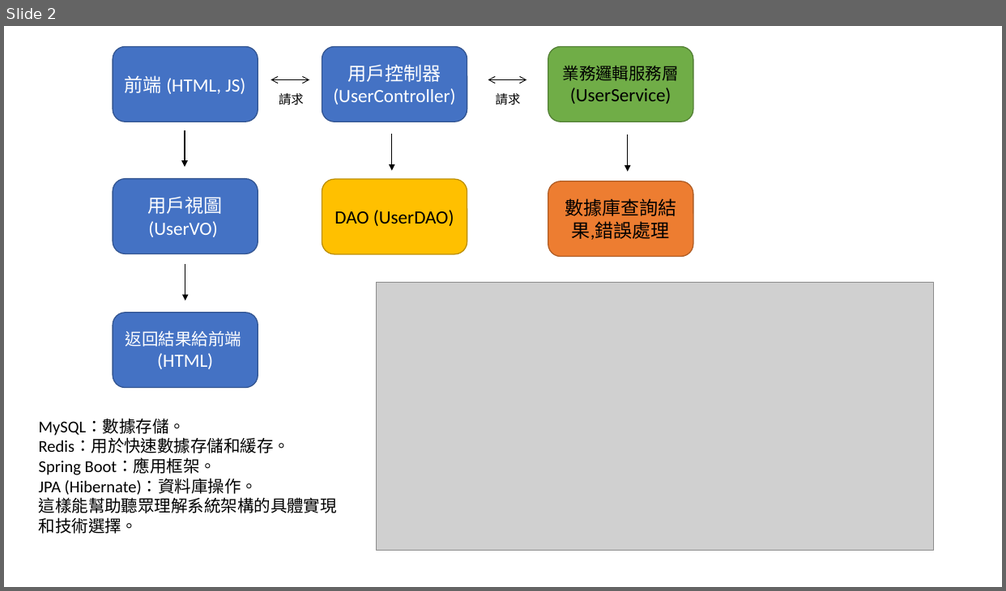
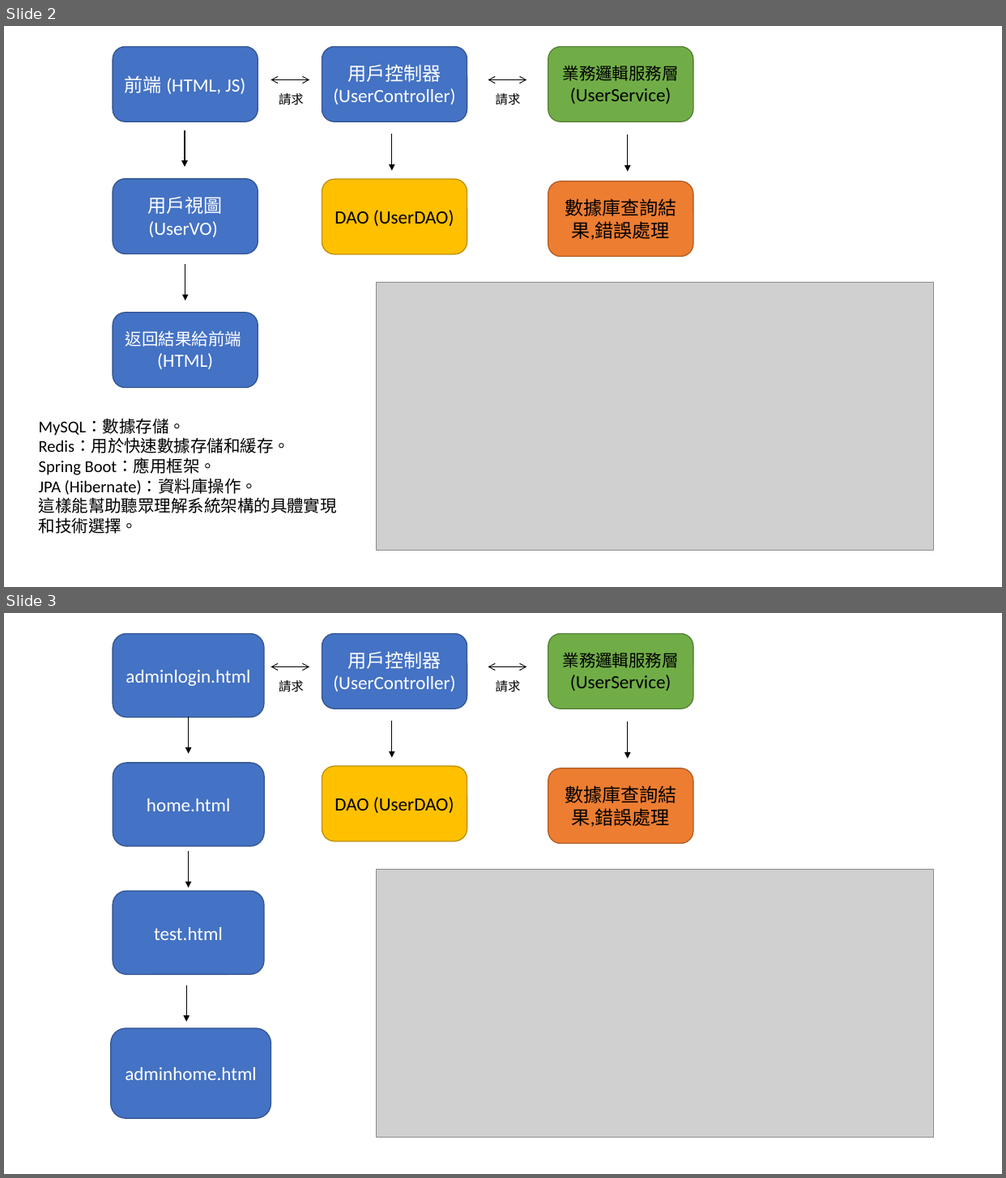
Before and after one commit to chu-yen-lin/20241127Data, a slide deck: 202412241629系統架構流程.pptx. Shown one above the other, each under a label of ours: slide 2 before the commit, slides 2 and 3 after it. The pictures are 1006x591 and 1006x1178 pixels, drawn with LibreOffice and Linux fonts; fonts in the diff are those of the drawing; grey boxes stand for pictures. Boxes give left, top, right and bottom in pixels: in the first picture for what was removed or moved away, otherwise in the second. Text is boxed around its words. In the diff, an @@ line names an element or a change of style, - is before the commit and + after.

```diff
--- a/202412241629系統架構流程.pptx
+++ b/202412241629系統架構流程.pptx
@@ slide 3 added at box(4, 613, 1002, 1174), background #FFFFFF @@
@@ rounded rectangle added at box(113, 634, 264, 717), fill #4472C4, outline #325491 1 pt, 18 pt, text #FFFFFF @@
+adminlogin.html
@@ rounded rectangle added at box(322, 634, 467, 709), fill #4472C4, outline #325491 1 pt, 18 pt, text #FFFFFF @@
+用戶控制器 (UserController)
@@ rounded rectangle added at box(548, 634, 693, 709), fill #70AD47, outline #538035 1 pt, 18 pt, text #000000 @@
+業務邏輯服務層
+(UserService)
@@ double arrow added from (271, 667) to (309, 667), #000000 0.75 pt @@
@@ text added at box(279, 680, 304, 692), 12 pt, text #000000 @@
+請求
@@ double arrow added from (488, 667) to (526, 667), #000000 0.75 pt @@
@@ text added at box(496, 680, 521, 692), 12 pt, text #000000 @@
+請求
@@ arrow added from (188, 717) to (188, 754), #000000 1 pt @@
@@ arrow added from (392, 721) to (392, 757), #000000 1 pt @@
@@ arrow added from (628, 722) to (628, 758), #000000 1 pt @@
@@ rounded rectangle added at box(113, 763, 264, 846), fill #4472C4, outline #325491 1 pt, 18 pt, text #FFFFFF @@
+home.html
@@ rounded rectangle added at box(322, 766, 467, 841), fill #FFC000, outline #BD8E00 1 pt, 18 pt, text #000000 @@
+DAO (UserDAO)
@@ rounded rectangle added at box(548, 769, 693, 844), fill #ED7D31, outline #AF5C24 1 pt, 18 pt, text #000000 @@
+數據庫查詢結果,錯誤處理
@@ arrow added from (188, 851) to (188, 888), #000000 1 pt @@
@@ picture added at box(377, 870, 934, 1138) @@
@@ rounded rectangle added at box(113, 891, 264, 974), fill #4472C4, outline #325491 1 pt, 18 pt, text #FFFFFF @@
+test.html
@@ arrow added from (187, 985) to (187, 1022), #000000 1 pt @@
@@ rounded rectangle added at box(111, 1029, 271, 1118), fill #4472C4, outline #325491 1 pt, 18 pt, text #FFFFFF @@
+adminhome.html
```
Also in this commit, not shown: 2 other files.
